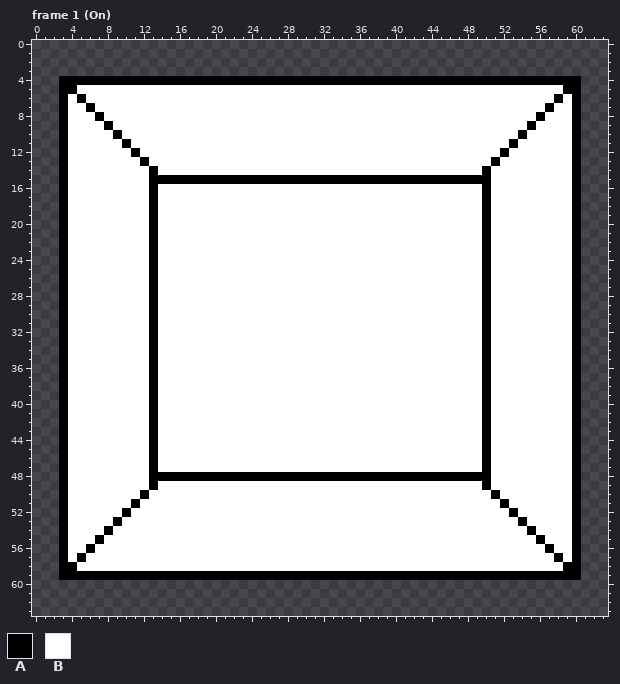
Two versions of one pixel-art file, RawAssets/ColorLight.ase. The first picture shows the starting point.
64x64 pixels, 2 frames. Shown: frame 1 (On). The commit also changed other frames, which this record leaves out.
Palette (. is transparent): A #000000  B #ffffff
Pixels before, frame 1 (On) (only the part around the change), first column x 0:
 0 ................................................................
 1 ................................................................
 2 ................................................................
 3 ................................................................
 4 ...AAAAAAAAAAAAAAAAAAAAAAAAAAAAAAAAAAAAAAAAAAAAAAAAAAAAAAAAAA...
 5 ...AABBBBBBBBBBBBBBBBBBBBBBBBBBBBBBBBBBBBBBBBBBBBBBBBBBBBBBAA...
 6 ...ABABBBBBBBBBBBBBBBBBBBBBBBBBBBBBBBBBBBBBBBBBBBBBBBBBBBBABA...
 7 ...ABBABBBBBBBBBBBBBBBBBBBBBBBBBBBBBBBBBBBBBBBBBBBBBBBBBBABBA...
 8 ...ABBBABBBBBBBBBBBBBBBBBBBBBBBBBBBBBBBBBBBBBBBBBBBBBBBBABBBA...
 9 ...ABBBBABBBBBBBBBBBBBBBBBBBBBBBBBBBBBBBBBBBBBBBBBBBBBBABBBBA...
10 ...ABBBBBABBBBBBBBBBBBBBBBBBBBBBBBBBBBBBBBBBBBBBBBBBBBABBBBBA...
11 ...ABBBBBBABBBBBBBBBBBBBBBBBBBBBBBBBBBBBBBBBBBBBBBBBBABBBBBBA...
12 ...ABBBBBBBABBBBBBBBBBBBBBBBBBBBBBBBBBBBBBBBBBBBBBBBABBBBBBBA...
13 ...ABBBBBBBBABBBBBBBBBBBBBBBBBBBBBBBBBBBBBBBBBBBBBBABBBBBBBBA...
14 ...ABBBBBBBBBABBBBBBBBBBBBBBBBBBBBBBBBBBBBBBBBBBBBABBBBBBBBBA...
15 ...ABBBBBBBBBAAAAAAAAAAAAAAAAAAAAAAAAAAAAAAAAAAAAAABBBBBBBBBA...
16 ...ABBBBBBBBBABBBBBBBBBBBBBBBBBBBBBBBBBBBBBBBBBBBBABBBBBBBBBA...
17 ...ABBBBBBBBBABBBBBBBBBBBBBBBBBBBBBBBBBBBBBBBBBBBBABBBBBBBBBA...
18 ...ABBBBBBBBBABBBBBBBBBBBBBBBBBBBBBBBBBBBBBBBBBBBBABBBBBBBBBA...
19 ...ABBBBBBBBBABBBBBBBBBBBBBBBBBBBBBBBBBBBBBBBBBBBBABBBBBBBBBA...
20 ...ABBBBBBBBBABBBBBBBBBBBBBBBBBBBBBBBBBBBBBBBBBBBBABBBBBBBBBA...
21 ...ABBBBBBBBBABBBBBBBBBBBBBBBBBBBBBBBBBBBBBBBBBBBBABBBBBBBBBA...
22 ...ABBBBBBBBBABBBBBBBBBBBBBBBBBBBBBBBBBBBBBBBBBBBBABBBBBBBBBA...
23 ...ABBBBBBBBBABBBBBBBBBBBBBBBBBBBBBBBBBBBBBBBBBBBBABBBBBBBBBA...
24 ...ABBBBBBBBBABBBBBBBBBBBBBBBBBBBBBBBBBBBBBBBBBBBBABBBBBBBBBA...
25 ...ABBBBBBBBBABBBBBBBBBBBBBBBBBBBBBBBBBBBBBBBBBBBBABBBBBBBBBA...
26 ...ABBBBBBBBBABBBBBBBBBBBBBBBBBBBBBBBBBBBBBBBBBBBBABBBBBBBBBA...
27 ...ABBBBBBBBBABBBBBBBBBBBBBBBBBBBBBBBBBBBBBBBBBBBBABBBBBBBBBA...
28 ...ABBBBBBBBBABBBBBBBBBBBBBBBBBBBBBBBBBBBBBBBBBBBBABBBBBBBBBA...
29 ...ABBBBBBBBBABBBBBBBBBBBBBBBBBBBBBBBBBBBBBBBBBBBBABBBBBBBBBA...
30 ...ABBBBBBBBBABBBBBBBBBBBBBBBBBBBBBBBBBBBBBBBBBBBBABBBBBBBBBA...
31 ...ABBBBBBBBBABBBBBBBBBBBBBBBBBBBBBBBBBBBBBBBBBBBBABBBBBBBBBA...
32 ...ABBBBBBBBBABBBBBBBBBBBBBBBBBBBBBBBBBBBBBBBBBBBBABBBBBBBBBA...
33 ...ABBBBBBBBBABBBBBBBBBBBBBBBBBBBBBBBBBBBBBBBBBBBBABBBBBBBBBA...
34 ...ABBBBBBBBBABBBBBBBBBBBBBBBBBBBBBBBBBBBBBBBBBBBBABBBBBBBBBA...
35 ...ABBBBBBBBBABBBBBBBBBBBBBBBBBBBBBBBBBBBBBBBBBBBBABBBBBBBBBA...
36 ...ABBBBBBBBBABBBBBBBBBBBBBBBBBBBBBBBBBBBBBBBBBBBBABBBBBBBBBA...
37 ...ABBBBBBBBBABBBBBBBBBBBBBBBBBBBBBBBBBBBBBBBBBBBBABBBBBBBBBA...
38 ...ABBBBBBBBBABBBBBBBBBBBBBBBBBBBBBBBBBBBBBBBBBBBBABBBBBBBBBA...
39 ...ABBBBBBBBBABBBBBBBBBBBBBBBBBBBBBBBBBBBBBBBBBBBBABBBBBBBBBA...
40 ...ABBBBBBBBBABBBBBBBBBBBBBBBBBBBBBBBBBBBBBBBBBBBBABBBBBBBBBA...
41 ...ABBBBBBBBBABBBBBBBBBBBBBBBBBBBBBBBBBBBBBBBBBBBBABBBBBBBBBA...
42 ...ABBBBBBBBBABBBBBBBBBBBBBBBBBBBBBBBBBBBBBBBBBBBBABBBBBBBBBA...
43 ...ABBBBBBBBBABBBBBBBBBBBBBBBBBBBBBBBBBBBBBBBBBBBBABBBBBBBBBA...
44 ...ABBBBBBBBBABBBBBBBBBBBBBBBBBBBBBBBBBBBBBBBBBBBBABBBBBBBBBA...
45 ...ABBBBBBBBBABBBBBBBBBBBBBBBBBBBBBBBBBBBBBBBBBBBBABBBBBBBBBA...
46 ...ABBBBBBBBBABBBBBBBBBBBBBBBBBBBBBBBBBBBBBBBBBBBBABBBBBBBBBA...
47 ...ABBBBBBBBBABBBBBBBBBBBBBBBBBBBBBBBBBBBBBBBBBBBBABBBBBBBBBA...
48 ...ABBBBBBBBBAAAAAAAAAAAAAAAAAAAAAAAAAAAAAAAAAAAAAABBBBBBBBBA...
49 ...ABBBBBBBBBABBBBBBBBBBBBBBBBBBBBBBBBBBBBBBBBBBBBABBBBBBBBBA...
50 ...ABBBBBBBBABBBBBBBBBBBBBBBBBBBBBBBBBBBBBBBBBBBBBBABBBBBBBBA...
51 ...ABBBBBBBABBBBBBBBBBBBBBBBBBBBBBBBBBBBBBBBBBBBBBBBABBBBBBBA...
52 ...ABBBBBBABBBBBBBBBBBBBBBBBBBBBBBBBBBBBBBBBBBBBBBBBBABBBBBBA...
53 ...ABBBBBABBBBBBBBBBBBBBBBBBBBBBBBBBBBBBBBBBBBBBBBBBBBABBBBBA...
54 ...ABBBBABBBBBBBBBBBBBBBBBBBBBBBBBBBBBBBBBBBBBBBBBBBBBBABBBBA...
55 ...ABBBABBBBBBBBBBBBBBBBBBBBBBBBBBBBBBBBBBBBBBBBBBBBBBBBABBBA...
56 ...ABBABBBBBBBBBBBBBBBBBBBBBBBBBBBBBBBBBBBBBBBBBBBBBBBBBBABBA...
57 ...ABABBBBBBBBBBBBBBBBBBBBBBBBBBBBBBBBBBBBBBBBBBBBBBBBBBBBABA...
58 ...AABBBBBBBBBBBBBBBBBBBBBBBBBBBBBBBBBBBBBBBBBBBBBBBBBBBBBBAA...
59 ...AAAAAAAAAAAAAAAAAAAAAAAAAAAAAAAAAAAAAAAAAAAAAAAAAAAAAAAAAA...
60 ................................................................
61 ................................................................
62 ................................................................
63 ................................................................
The result:
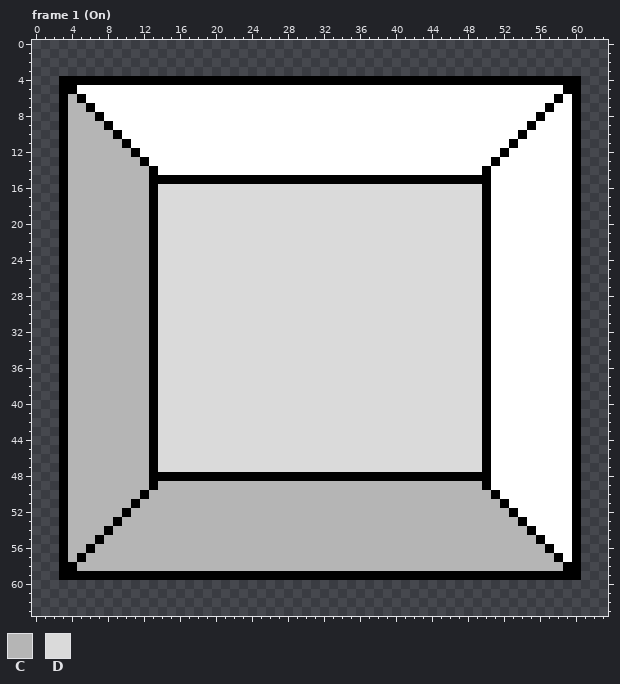
Colours new in this view: C #b5b5b5  D #dadada
Edits made:
Changed rows in their new state; - is an unchanged pixel.
Frame 1 (On):
first column x 4:
 6 C------------------------------------------------------
 7 CC-----------------------------------------------------
 8 CCC----------------------------------------------------
 9 CCCC---------------------------------------------------
10 CCCCC--------------------------------------------------
11 CCCCCC-------------------------------------------------
12 CCCCCCC------------------------------------------------
13 CCCCCCCC-----------------------------------------------
14 CCCCCCCCC----------------------------------------------
15 CCCCCCCCC----------------------------------------------
16 CCCCCCCCC-DDDDDDDDDDDDDDDDDDDDDDDDDDDDDDDDDDDD---------
17 CCCCCCCCC-DDDDDDDDDDDDDDDDDDDDDDDDDDDDDDDDDDDD---------
18 CCCCCCCCC-DDDDDDDDDDDDDDDDDDDDDDDDDDDDDDDDDDDD---------
19 CCCCCCCCC-DDDDDDDDDDDDDDDDDDDDDDDDDDDDDDDDDDDD---------
20 CCCCCCCCC-DDDDDDDDDDDDDDDDDDDDDDDDDDDDDDDDDDDD---------
21 CCCCCCCCC-DDDDDDDDDDDDDDDDDDDDDDDDDDDDDDDDDDDD---------
22 CCCCCCCCC-DDDDDDDDDDDDDDDDDDDDDDDDDDDDDDDDDDDD---------
23 CCCCCCCCC-DDDDDDDDDDDDDDDDDDDDDDDDDDDDDDDDDDDD---------
24 CCCCCCCCC-DDDDDDDDDDDDDDDDDDDDDDDDDDDDDDDDDDDD---------
25 CCCCCCCCC-DDDDDDDDDDDDDDDDDDDDDDDDDDDDDDDDDDDD---------
26 CCCCCCCCC-DDDDDDDDDDDDDDDDDDDDDDDDDDDDDDDDDDDD---------
27 CCCCCCCCC-DDDDDDDDDDDDDDDDDDDDDDDDDDDDDDDDDDDD---------
28 CCCCCCCCC-DDDDDDDDDDDDDDDDDDDDDDDDDDDDDDDDDDDD---------
29 CCCCCCCCC-DDDDDDDDDDDDDDDDDDDDDDDDDDDDDDDDDDDD---------
30 CCCCCCCCC-DDDDDDDDDDDDDDDDDDDDDDDDDDDDDDDDDDDD---------
31 CCCCCCCCC-DDDDDDDDDDDDDDDDDDDDDDDDDDDDDDDDDDDD---------
32 CCCCCCCCC-DDDDDDDDDDDDDDDDDDDDDDDDDDDDDDDDDDDD---------
33 CCCCCCCCC-DDDDDDDDDDDDDDDDDDDDDDDDDDDDDDDDDDDD---------
34 CCCCCCCCC-DDDDDDDDDDDDDDDDDDDDDDDDDDDDDDDDDDDD---------
35 CCCCCCCCC-DDDDDDDDDDDDDDDDDDDDDDDDDDDDDDDDDDDD---------
36 CCCCCCCCC-DDDDDDDDDDDDDDDDDDDDDDDDDDDDDDDDDDDD---------
37 CCCCCCCCC-DDDDDDDDDDDDDDDDDDDDDDDDDDDDDDDDDDDD---------
38 CCCCCCCCC-DDDDDDDDDDDDDDDDDDDDDDDDDDDDDDDDDDDD---------
39 CCCCCCCCC-DDDDDDDDDDDDDDDDDDDDDDDDDDDDDDDDDDDD---------
40 CCCCCCCCC-DDDDDDDDDDDDDDDDDDDDDDDDDDDDDDDDDDDD---------
41 CCCCCCCCC-DDDDDDDDDDDDDDDDDDDDDDDDDDDDDDDDDDDD---------
42 CCCCCCCCC-DDDDDDDDDDDDDDDDDDDDDDDDDDDDDDDDDDDD---------
43 CCCCCCCCC-DDDDDDDDDDDDDDDDDDDDDDDDDDDDDDDDDDDD---------
44 CCCCCCCCC-DDDDDDDDDDDDDDDDDDDDDDDDDDDDDDDDDDDD---------
45 CCCCCCCCC-DDDDDDDDDDDDDDDDDDDDDDDDDDDDDDDDDDDD---------
46 CCCCCCCCC-DDDDDDDDDDDDDDDDDDDDDDDDDDDDDDDDDDDD---------
47 CCCCCCCCC-DDDDDDDDDDDDDDDDDDDDDDDDDDDDDDDDDDDD---------
48 CCCCCCCCC----------------------------------------------
49 CCCCCCCCC-CCCCCCCCCCCCCCCCCCCCCCCCCCCCCCCCCCCC---------
50 CCCCCCCC-CCCCCCCCCCCCCCCCCCCCCCCCCCCCCCCCCCCCCC--------
51 CCCCCCC-CCCCCCCCCCCCCCCCCCCCCCCCCCCCCCCCCCCCCCCC-------
52 CCCCCC-CCCCCCCCCCCCCCCCCCCCCCCCCCCCCCCCCCCCCCCCCC------
53 CCCCC-CCCCCCCCCCCCCCCCCCCCCCCCCCCCCCCCCCCCCCCCCCCC-----
54 CCCC-CCCCCCCCCCCCCCCCCCCCCCCCCCCCCCCCCCCCCCCCCCCCCC----
55 CCC-CCCCCCCCCCCCCCCCCCCCCCCCCCCCCCCCCCCCCCCCCCCCCCCC---
56 CC-CCCCCCCCCCCCCCCCCCCCCCCCCCCCCCCCCCCCCCCCCCCCCCCCCC--
57 C-CCCCCCCCCCCCCCCCCCCCCCCCCCCCCCCCCCCCCCCCCCCCCCCCCCCC-
58 -CCCCCCCCCCCCCCCCCCCCCCCCCCCCCCCCCCCCCCCCCCCCCCCCCCCCCC
Boxes around the changes in both pictures, in picture pixels (x1, y1, x2, y2):
changed: (68, 94, 563, 571)
